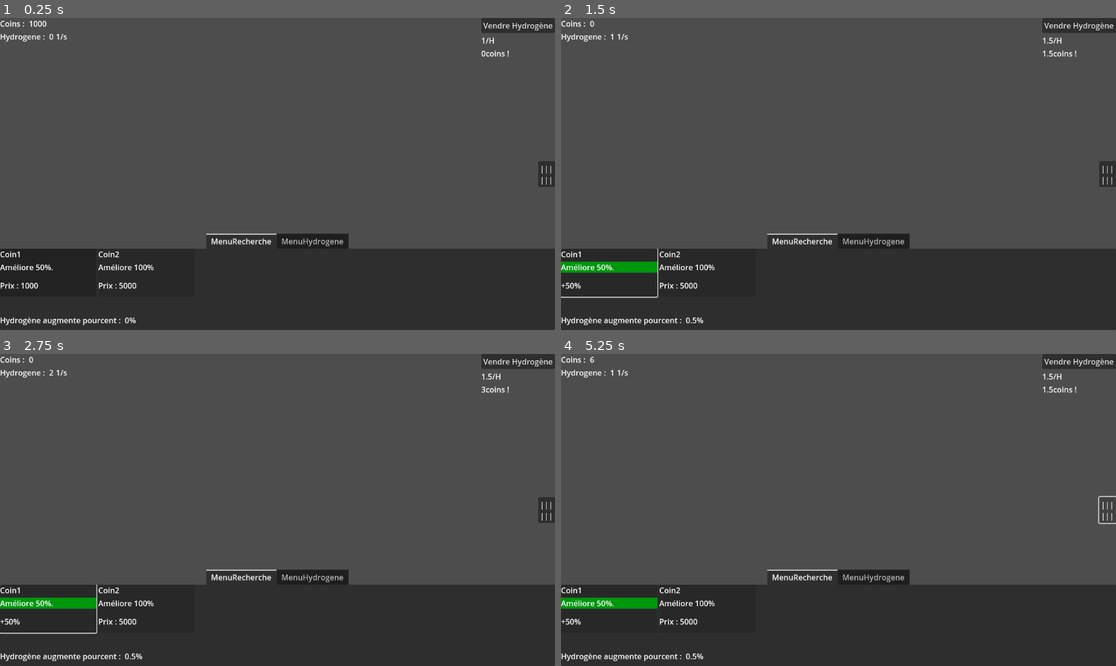
Above: before the commit, frames 1-4 (two rows, left to right).
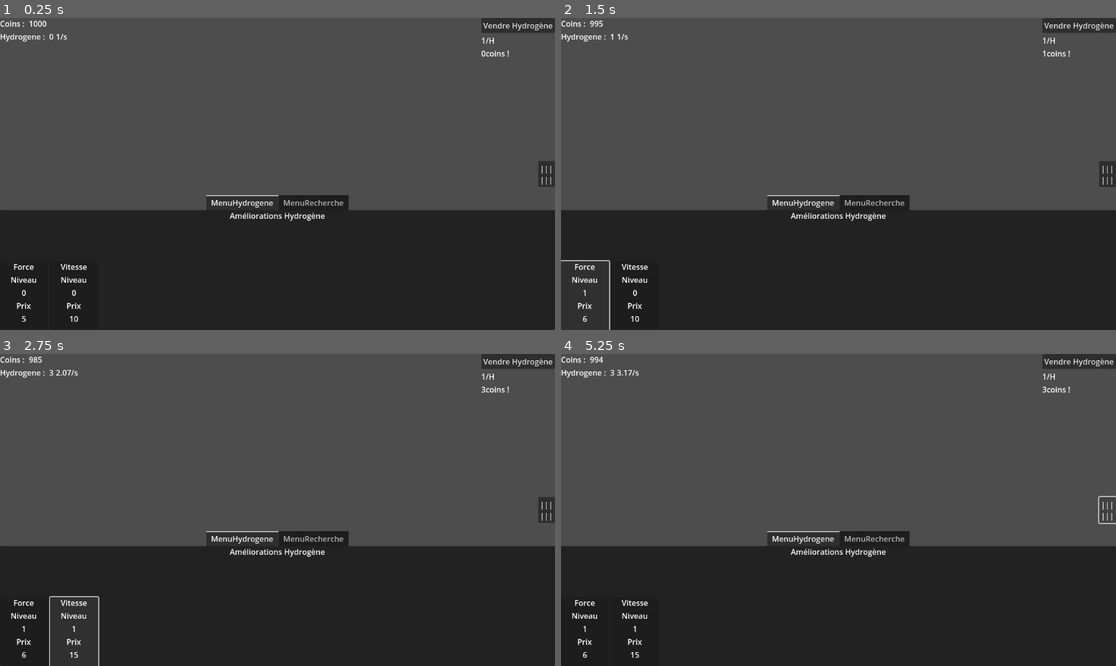
Above: after the commit, the same moments.

Repository: loquils/ASE
Game: Godot game, scene res://Game.tscn
Same seed, same stepped clock (60 frames per second), same inputs: the game is played once before the commit and once after it.
Inputs (mouse positions are in pixels of both pictures, inside the frame that each line leads up to):
- Up to frame 1 (0.25 s): no input
- Up to frame 2 (1.5 s): click (610, 273) at 0.52 s; click (583, 298) at 1.27 s
- Up to frame 3 (2.75 s): click (72, 634) at 2.02 s
- Up to frame 4 (5.25 s): click "Vendre Hydrogène" at 2.75 s; click "||| |||" at 3.5 s; click "Vendre Hydrogène" at 4.25 s; click "||| |||" at 5 s

The runs differ from the first frame. In frame 1, 13% of the frame differs, in the area x 0-100%, y 56-100%; in frame 2, 14%; in frame 3, 14%, in the area x 0-100%, y 0-100%; in frame 4, 14%.

Commit message:
UI boutons recherches
Mise en place UI bouton, a voir pour que ce soit  plus jolie (avec des icones, ajouter le bonus ....)

Diff:
--- a/Game/ButtonRecherche.gd
+++ b/Game/ButtonRecherche.gd
@@ -1,28 +1,31 @@
 extends Button
+
+var ResearchToBuycontainer
 
 var Recherche
 
+#Définition de l'UI du bouton personnalisé.
 func _set_var(recherche):
 	Recherche = recherche
 
 	pressed.connect(RechercheClick.RechercheButtonEventTrigger.bind(Recherche))
 	pressed.connect(ChangeButtonStateToBought)
 
-	$ResearchToBuyVBoxContainer/NomLabel.text = Recherche.Nom
-	$ResearchToBuyVBoxContainer/DescriptionLabel.text = Recherche.Description
-	$ResearchToBuyVBoxContainer/PrixLabel.text = "Prix : " + str(Recherche.Prix)
+	$PanelContainer/ResearchToBuyVBoxContainer/NomLabel.text = Recherche.Nom
+	$PanelContainer/ResearchToBuyVBoxContainer/MarginContainer/DescriptionLabel.text = Recherche.Description
+	$PanelContainer/ResearchToBuyVBoxContainer/PrixLabel.text = "Prix : " + str(Recherche.Prix)
 
-	$ResearchBoughtVBoxContainer/NomLabel.text = Recherche.Nom
-	$ResearchBoughtVBoxContainer/DescriptionLabel.text = Recherche.Description
-	$ResearchBoughtVBoxContainer/BonusLabel.text = "+" + str(Recherche.AugmentationPercent) + "%"
 
+
+#On met a jour l'UI en bloquant le bouton :)
 func _process(_delta):
-	#disabled = true
 	if not Recherche.Achete:
 		if Recherche.Prix <= RessourceManager.Coins:
 			disabled = false
 		else:
 			disabled = true
+
+
 
 #Methode trigger lors de l'appuie sur ce bouton
 #Si la recherche est bien achetée, il faut changer la stucture du bouton :
@@ -30,6 +33,7 @@
 	print("Bah ça clique ici :3")
 	if Recherche.Achete:
 		disabled = true
-		$ResearchToBuyVBoxContainer.visible = false
-		$ResearchBoughtVBoxContainer.visible = true
+		#$PanelContainer/ResearchToBuyVBoxContainer.visible = false
+		#$PanelContainer/ResearchBoughtVBoxContainer.visible = true
+		$PanelContainer/ResearchToBuyVBoxContainer/MarginContainer/Panel.visible = true
 		print("Recherche achetée :)")
--- a/Game/ButtonRecherche.tscn
+++ b/Game/ButtonRecherche.tscn
@@ -1,65 +1,81 @@
 [gd_scene load_steps=5 format=3 uid="uid://clfwvscofnwyr"]
 
 [ext_resource type="Script" path="res://ButtonRecherche.gd" id="1_w4hq0"]
+[ext_resource type="Theme" uid="uid://eas28obod65v" path="res://Design/ThemeRecherches.tres" id="2_oeu12"]
 
-[sub_resource type="CanvasTexture" id="CanvasTexture_5vj4l"]
+[sub_resource type="StyleBoxEmpty" id="StyleBoxEmpty_p8c8d"]
 
-[sub_resource type="StyleBoxTexture" id="StyleBoxTexture_ynp4h"]
-texture = SubResource("CanvasTexture_5vj4l")
-modulate_color = Color(0, 0.592157, 0.0509804, 1)
-
-[sub_resource type="Theme" id="Theme_8d4nh"]
-Label/styles/normal = SubResource("StyleBoxTexture_ynp4h")
+[sub_resource type="StyleBoxEmpty" id="StyleBoxEmpty_yetdp"]
 
 [node name="Button" type="Button"]
-custom_minimum_size = Vector2(200, 100)
+custom_minimum_size = Vector2(180, 200)
 anchors_preset = 15
 anchor_right = 1.0
 anchor_bottom = 1.0
-offset_right = -952.0
-offset_bottom = -548.0
+offset_top = -50.0
+offset_right = -972.0
+offset_bottom = -498.0
 grow_horizontal = 2
 grow_vertical = 2
+theme = ExtResource("2_oeu12")
 script = ExtResource("1_w4hq0")
 
-[node name="ResearchBoughtVBoxContainer" type="VBoxContainer" parent="."]
+[node name="PanelContainer" type="PanelContainer" parent="."]
+clip_contents = true
+layout_mode = 2
+offset_right = 180.0
+offset_bottom = 200.0
+grow_horizontal = 2
+grow_vertical = 2
+mouse_filter = 2
+theme = ExtResource("2_oeu12")
+
+[node name="ResearchToBuyVBoxContainer" type="VBoxContainer" parent="PanelContainer"]
+layout_mode = 2
+
+[node name="NomLabel" type="Label" parent="PanelContainer/ResearchToBuyVBoxContainer"]
+layout_mode = 2
+theme_override_styles/normal = SubResource("StyleBoxEmpty_p8c8d")
+text = "Nom"
+horizontal_alignment = 1
+vertical_alignment = 1
+
+[node name="SeparatorLine2D" type="Line2D" parent="PanelContainer/ResearchToBuyVBoxContainer"]
+points = PackedVector2Array(20, 26, 150, 26)
+width = 3.0
+default_color = Color(0.176471, 0.176471, 0.219608, 0.698039)
+
+[node name="MarginContainer" type="MarginContainer" parent="PanelContainer/ResearchToBuyVBoxContainer"]
+layout_mode = 2
+
+[node name="DescriptionLabel" type="Label" parent="PanelContainer/ResearchToBuyVBoxContainer/MarginContainer"]
+custom_minimum_size = Vector2(0, 120)
+layout_mode = 2
+size_flags_vertical = 1
+text = "Description"
+horizontal_alignment = 1
+vertical_alignment = 1
+autowrap_mode = 2
+text_overrun_behavior = 2
+
+[node name="Line2D" type="Line2D" parent="PanelContainer/ResearchToBuyVBoxContainer/MarginContainer"]
+points = PackedVector2Array(5, 2, 5, 121, 165, 121, 165, 3, 4, 3)
+width = 3.0
+default_color = Color(0.431373, 0.470588, 0.54902, 1)
+
+[node name="Panel" type="Panel" parent="PanelContainer/ResearchToBuyVBoxContainer/MarginContainer"]
 visible = false
 layout_mode = 2
-offset_right = 200.0
-offset_bottom = 100.0
+theme = ExtResource("2_oeu12")
 
-[node name="NomLabel" type="Label" parent="ResearchBoughtVBoxContainer"]
+[node name="SeparatorLine2D2" type="Line2D" parent="PanelContainer/ResearchToBuyVBoxContainer"]
+points = PackedVector2Array(20, 160, 150, 160)
+width = 3.0
+default_color = Color(0.176471, 0.176471, 0.219608, 0.698039)
+
+[node name="PrixLabel" type="Label" parent="PanelContainer/ResearchToBuyVBoxContainer"]
 layout_mode = 2
-text = "Nom"
-
-[node name="DescriptionLabel" type="Label" parent="ResearchBoughtVBoxContainer"]
-layout_mode = 2
-theme = SubResource("Theme_8d4nh")
-text = "Description"
-
-[node name="BonusLabel" type="Label" parent="ResearchBoughtVBoxContainer"]
-layout_mode = 2
-size_flags_vertical = 6
-text = "Bonus"
-
-[node name="ResearchToBuyVBoxContainer" type="VBoxContainer" parent="."]
-layout_mode = 1
-anchors_preset = 15
-anchor_right = 1.0
-anchor_bottom = 1.0
-grow_horizontal = 2
-grow_vertical = 2
-
-[node name="NomLabel" type="Label" parent="ResearchToBuyVBoxContainer"]
-layout_mode = 2
-text = "Nom"
-
-[node name="DescriptionLabel" type="Label" parent="ResearchToBuyVBoxContainer"]
-layout_mode = 2
-text = "Description"
-text_overrun_behavior = 2
-
-[node name="PrixLabel" type="Label" parent="ResearchToBuyVBoxContainer"]
-layout_mode = 2
-size_flags_vertical = 6
+size_flags_vertical = 10
+theme_override_styles/normal = SubResource("StyleBoxEmpty_yetdp")
 text = "Label"
+horizontal_alignment = 1
--- /dev/null
+++ b/Game/Design/ThemeRecherches.tres
@@ -0,0 +1,42 @@
+[gd_resource type="Theme" load_steps=10 format=3 uid="uid://eas28obod65v"]
+
+[ext_resource type="Texture2D" uid="uid://b8fjo580mxr64" path="res://Gimped/ResearchButtonTransparent.png" id="2_yqaja"]
+
+[sub_resource type="StyleBoxFlat" id="StyleBoxFlat_47121"]
+bg_color = Color(0.0901961, 0.0901961, 0.117647, 1)
+
+[sub_resource type="StyleBoxEmpty" id="StyleBoxEmpty_4dusv"]
+
+[sub_resource type="StyleBoxFlat" id="StyleBoxFlat_vlelp"]
+bg_color = Color(0.6, 0.6, 0.6, 0.764706)
+
+[sub_resource type="StyleBoxFlat" id="StyleBoxFlat_l80yl"]
+bg_color = Color(0.25098, 0.25098, 0.305882, 1)
+
+[sub_resource type="StyleBoxEmpty" id="StyleBoxEmpty_k4e7u"]
+
+[sub_resource type="StyleBoxFlat" id="StyleBoxFlat_dkuls"]
+
+[sub_resource type="StyleBoxFlat" id="StyleBoxFlat_n75qf"]
+bg_color = Color(0.0901961, 0.388235, 0.219608, 0.384314)
+
+[sub_resource type="StyleBoxTexture" id="StyleBoxTexture_qg7hs"]
+texture = ExtResource("2_yqaja")
+texture_margin_left = 5.0
+texture_margin_top = 5.0
+texture_margin_right = 5.0
+texture_margin_bottom = 5.0
+
+[resource]
+Button/styles/disabled = SubResource("StyleBoxFlat_47121")
+Button/styles/focus = SubResource("StyleBoxEmpty_4dusv")
+Button/styles/hover = SubResource("StyleBoxFlat_vlelp")
+Button/styles/normal = SubResource("StyleBoxFlat_l80yl")
+Button/styles/pressed = SubResource("StyleBoxEmpty_k4e7u")
+Label/styles/normal = SubResource("StyleBoxFlat_dkuls")
+MarginContainer/constants/margin_bottom = 2
+MarginContainer/constants/margin_left = 4
+MarginContainer/constants/margin_right = 4
+MarginContainer/constants/margin_top = 2
+Panel/styles/panel = SubResource("StyleBoxFlat_n75qf")
+PanelContainer/styles/panel = SubResource("StyleBoxTexture_qg7hs")
--- a/Game/Game.tscn
+++ b/Game/Game.tscn
@@ -85,151 +85,151 @@
 anchor_top = 1.0
 anchor_right = 1.0
 anchor_bottom = 1.0
-offset_top = -200.0
+offset_top = -280.0
 grow_horizontal = 2
 grow_vertical = 0
 tab_alignment = 1
 
-[node name="MenuRecherche" type="Control" parent="MenuAllGame"]
-custom_minimum_size = Vector2(1152, 169)
-layout_mode = 2
-script = ExtResource("2_e2vmt")
-
-[node name="ScrollContainer" type="ScrollContainer" parent="MenuAllGame/MenuRecherche"]
-layout_mode = 1
-anchors_preset = 15
-anchor_right = 1.0
-anchor_bottom = 1.0
-grow_horizontal = 2
-grow_vertical = 2
-
-[node name="HBoxContainer" type="HBoxContainer" parent="MenuAllGame/MenuRecherche/ScrollContainer"]
-layout_mode = 2
-
-[node name="HBoxContainer" type="HBoxContainer" parent="MenuAllGame/MenuRecherche"]
+[node name="MenuHydrogene" type="Control" parent="MenuAllGame"]
+layout_mode = 2
+
+[node name="Panel" type="Panel" parent="MenuAllGame/MenuHydrogene"]
+layout_mode = 1
+anchors_preset = 15
+anchor_right = 1.0
+anchor_bottom = 1.0
+grow_horizontal = 2
+grow_vertical = 2
+
+[node name="Label" type="Label" parent="MenuAllGame/MenuHydrogene/Panel"]
+layout_mode = 1
+anchors_preset = 10
+anchor_right = 1.0
+offset_bottom = 26.0
+grow_horizontal = 2
+text = "Améliorations Hydrogène"
+horizontal_alignment = 1
+
+[node name="HBoxContainer" type="HBoxContainer" parent="MenuAllGame/MenuHydrogene/Panel"]
 layout_mode = 1
 anchors_preset = 12
 anchor_top = 1.0
 anchor_right = 1.0
 anchor_bottom = 1.0
-offset_top = -40.0
+offset_top = -143.0
+offset_bottom = 7.0
 grow_horizontal = 2
 grow_vertical = 0
 
-[node name="Label" type="Label" parent="MenuAllGame/MenuRecherche/HBoxContainer"]
-layout_mode = 2
-text = "Hydrogène augmente pourcent : "
-
-[node name="AugmenteLabel" type="Label" parent="MenuAllGame/MenuRecherche/HBoxContainer"]
-layout_mode = 2
-
-[node name="MenuHydrogene" type="Control" parent="MenuAllGame"]
+[node name="AmelioForce" type="Button" parent="MenuAllGame/MenuHydrogene/Panel/HBoxContainer"]
+custom_minimum_size = Vector2(100, 0)
+layout_mode = 2
+
+[node name="VBoxContainer" type="VBoxContainer" parent="MenuAllGame/MenuHydrogene/Panel/HBoxContainer/AmelioForce"]
+layout_mode = 1
+anchors_preset = 15
+anchor_right = 1.0
+anchor_bottom = 1.0
+grow_horizontal = 2
+grow_vertical = 2
+
+[node name="ForceLabel" type="Label" parent="MenuAllGame/MenuHydrogene/Panel/HBoxContainer/AmelioForce/VBoxContainer"]
+layout_mode = 2
+size_flags_vertical = 0
+text = "Force"
+horizontal_alignment = 1
+
+[node name="NiveauLabel" type="Label" parent="MenuAllGame/MenuHydrogene/Panel/HBoxContainer/AmelioForce/VBoxContainer"]
+layout_mode = 2
+text = "Niveau"
+horizontal_alignment = 1
+
+[node name="Niveau" type="Label" parent="MenuAllGame/MenuHydrogene/Panel/HBoxContainer/AmelioForce/VBoxContainer"]
+layout_mode = 2
+text = "0"
+horizontal_alignment = 1
+
+[node name="PrixLabel" type="Label" parent="MenuAllGame/MenuHydrogene/Panel/HBoxContainer/AmelioForce/VBoxContainer"]
+layout_mode = 2
+text = "Prix"
+horizontal_alignment = 1
+
+[node name="Prix" type="Label" parent="MenuAllGame/MenuHydrogene/Panel/HBoxContainer/AmelioForce/VBoxContainer"]
+layout_mode = 2
+text = "0"
+horizontal_alignment = 1
+
+[node name="AmelioVitesse" type="Button" parent="MenuAllGame/MenuHydrogene/Panel/HBoxContainer"]
+custom_minimum_size = Vector2(100, 0)
+layout_mode = 2
+
+[node name="VBoxContainer" type="VBoxContainer" parent="MenuAllGame/MenuHydrogene/Panel/HBoxContainer/AmelioVitesse"]
+layout_mode = 1
+anchors_preset = 15
+anchor_right = 1.0
+anchor_bottom = 1.0
+grow_horizontal = 2
+grow_vertical = 2
+
+[node name="VitesseLabel" type="Label" parent="MenuAllGame/MenuHydrogene/Panel/HBoxContainer/AmelioVitesse/VBoxContainer"]
+layout_mode = 2
+size_flags_vertical = 0
+text = "Vitesse"
+horizontal_alignment = 1
+
+[node name="NiveauLabel" type="Label" parent="MenuAllGame/MenuHydrogene/Panel/HBoxContainer/AmelioVitesse/VBoxContainer"]
+layout_mode = 2
+text = "Niveau"
+horizontal_alignment = 1
+
+[node name="Niveau" type="Label" parent="MenuAllGame/MenuHydrogene/Panel/HBoxContainer/AmelioVitesse/VBoxContainer"]
+layout_mode = 2
+text = "0"
+horizontal_alignment = 1
+
+[node name="PrixLabel" type="Label" parent="MenuAllGame/MenuHydrogene/Panel/HBoxContainer/AmelioVitesse/VBoxContainer"]
+layout_mode = 2
+text = "Prix"
+horizontal_alignment = 1
+
+[node name="Prix" type="Label" parent="MenuAllGame/MenuHydrogene/Panel/HBoxContainer/AmelioVitesse/VBoxContainer"]
+layout_mode = 2
+text = "0"
+horizontal_alignment = 1
+
+[node name="MenuRecherche" type="Control" parent="MenuAllGame"]
 visible = false
-layout_mode = 2
-
-[node name="Panel" type="Panel" parent="MenuAllGame/MenuHydrogene"]
-layout_mode = 1
-anchors_preset = 15
-anchor_right = 1.0
-anchor_bottom = 1.0
-grow_horizontal = 2
-grow_vertical = 2
-
-[node name="Label" type="Label" parent="MenuAllGame/MenuHydrogene/Panel"]
-layout_mode = 1
-anchors_preset = 10
-anchor_right = 1.0
-offset_bottom = 26.0
-grow_horizontal = 2
-text = "Améliorations Hydrogène"
-horizontal_alignment = 1
-
-[node name="HBoxContainer" type="HBoxContainer" parent="MenuAllGame/MenuHydrogene/Panel"]
+custom_minimum_size = Vector2(1152, 169)
+layout_mode = 2
+script = ExtResource("2_e2vmt")
+
+[node name="ScrollContainer" type="ScrollContainer" parent="MenuAllGame/MenuRecherche"]
+layout_mode = 1
+anchors_preset = 15
+anchor_right = 1.0
+anchor_bottom = 1.0
+grow_horizontal = 2
+grow_vertical = 2
+
+[node name="HBoxContainer" type="HBoxContainer" parent="MenuAllGame/MenuRecherche/ScrollContainer"]
+layout_mode = 2
+
+[node name="HBoxContainer" type="HBoxContainer" parent="MenuAllGame/MenuRecherche"]
 layout_mode = 1
 anchors_preset = 12
 anchor_top = 1.0
 anchor_right = 1.0
 anchor_bottom = 1.0
-offset_top = -143.0
-offset_bottom = 7.0
+offset_top = -40.0
 grow_horizontal = 2
 grow_vertical = 0
 
-[node name="AmelioForce" type="Button" parent="MenuAllGame/MenuHydrogene/Panel/HBoxContainer"]
-custom_minimum_size = Vector2(100, 0)
-layout_mode = 2
-
-[node name="VBoxContainer" type="VBoxContainer" parent="MenuAllGame/MenuHydrogene/Panel/HBoxContainer/AmelioForce"]
-layout_mode = 1
-anchors_preset = 15
-anchor_right = 1.0
-anchor_bottom = 1.0
-grow_horizontal = 2
-grow_vertical = 2
-
-[node name="ForceLabel" type="Label" parent="MenuAllGame/MenuHydrogene/Panel/HBoxContainer/AmelioForce/VBoxContainer"]
-layout_mode = 2
-size_flags_vertical = 0
-text = "Force"
-horizontal_alignment = 1
-
-[node name="NiveauLabel" type="Label" parent="MenuAllGame/MenuHydrogene/Panel/HBoxContainer/AmelioForce/VBoxContainer"]
-layout_mode = 2
-text = "Niveau"
-horizontal_alignment = 1
-
-[node name="Niveau" type="Label" parent="MenuAllGame/MenuHydrogene/Panel/HBoxContainer/AmelioForce/VBoxContainer"]
-layout_mode = 2
-text = "0"
-horizontal_alignment = 1
-
-[node name="PrixLabel" type="Label" parent="MenuAllGame/MenuHydrogene/Panel/HBoxContainer/AmelioForce/VBoxContainer"]
-layout_mode = 2
-text = "Prix"
-horizontal_alignment = 1
-
-[node name="Prix" type="Label" parent="MenuAllGame/MenuHydrogene/Panel/HBoxContainer/AmelioForce/VBoxContainer"]
-layout_mode = 2
-text = "0"
-horizontal_alignment = 1
-
-[node name="AmelioVitesse" type="Button" parent="MenuAllGame/MenuHydrogene/Panel/HBoxContainer"]
-custom_minimum_size = Vector2(100, 0)
-layout_mode = 2
-
-[node name="VBoxContainer" type="VBoxContainer" parent="MenuAllGame/MenuHydrogene/Panel/HBoxContainer/AmelioVitesse"]
-layout_mode = 1
-anchors_preset = 15
-anchor_right = 1.0
-anchor_bottom = 1.0
-grow_horizontal = 2
-grow_vertical = 2
-
-[node name="VitesseLabel" type="Label" parent="MenuAllGame/MenuHydrogene/Panel/HBoxContainer/AmelioVitesse/VBoxContainer"]
-layout_mode = 2
-size_flags_vertical = 0
-text = "Vitesse"
-horizontal_alignment = 1
-
-[node name="NiveauLabel" type="Label" parent="MenuAllGame/MenuHydrogene/Panel/HBoxContainer/AmelioVitesse/VBoxContainer"]
-layout_mode = 2
-text = "Niveau"
-horizontal_alignment = 1
-
-[node name="Niveau" type="Label" parent="MenuAllGame/MenuHydrogene/Panel/HBoxContainer/AmelioVitesse/VBoxContainer"]
-layout_mode = 2
-text = "0"
-horizontal_alignment = 1
-
-[node name="PrixLabel" type="Label" parent="MenuAllGame/MenuHydrogene/Panel/HBoxContainer/AmelioVitesse/VBoxContainer"]
-layout_mode = 2
-text = "Prix"
-horizontal_alignment = 1
-
-[node name="Prix" type="Label" parent="MenuAllGame/MenuHydrogene/Panel/HBoxContainer/AmelioVitesse/VBoxContainer"]
-layout_mode = 2
-text = "0"
-horizontal_alignment = 1
+[node name="Label" type="Label" parent="MenuAllGame/MenuRecherche/HBoxContainer"]
+layout_mode = 2
+text = "Hydrogène augmente pourcent : "
+
+[node name="AugmenteLabel" type="Label" parent="MenuAllGame/MenuRecherche/HBoxContainer"]
+layout_mode = 2
 
 [connection signal="timeout" from="MainTimer" to="." method="_on_main_timer_timeout"]
 [connection signal="pressed" from="VBoxVente/ButtonVendre" to="." method="_on_button_vendre_pressed"]
--- a/Game/MenuRecherche.gd
+++ b/Game/MenuRecherche.gd
@@ -13,6 +13,7 @@
 	#ListeRecherches.append(Recherche.new(3, "Coin4", "Améliore le prix de vente de l'hydrogène de 10 000%.", 50000, "PrixHydrogenePerCent", 10000))
 	ListeRecherches.append(Recherche.new(0, "Coin1", "Améliore 50%.", 1000, "PrixHydrogenePerCent", 50))
 	ListeRecherches.append(Recherche.new(1, "Coin2", "Améliore 100%", 5000, "PrixHydrogenePerCent", 100))
+	ListeRecherches.append(Recherche.new(2, "Coin3", "Améliore le prix de vente de l'hydrogène de 1 000%.", 20000, "PrixHydrogenePerCent", 1000))
 	#ListeRecherches.append(Recherche.new(2, "Coin3", "Améliore 1 000%", 20000, "PrixHydrogenePerCent", 1000))
 	#ListeRecherches.append(Recherche.new(3, "Coin4", "Améliore 10 000%", 50000, "PrixHydrogenePerCent", 10000))
 
@@ -24,8 +25,13 @@
 		newRecherchebutton._set_var(recherche)
 		$ScrollContainer/HBoxContainer.add_child(newRecherchebutton)
 
+	MajBonusRecherches()
+
+
+
 func _process(_delta):
 	$HBoxContainer/AugmenteLabel.text = str(CurrentBonusesResearches["PrixHydrogenePerCent"]) + "%"
+
 
 
 #Methode appellee par le signal lors de l'appuie sur un des boutons de recherches
Binary file added: Game/Gimped/ResearchButton.png
Not shown, added: Game/Gimped/ResearchButton.png.import
Binary file added: Game/Gimped/ResearchButtonTransparent.png
Not shown, added: Game/Gimped/ResearchButtonTransparent.png.import
Not shown, added: Game/Gimped/ResearchButton.xcf
